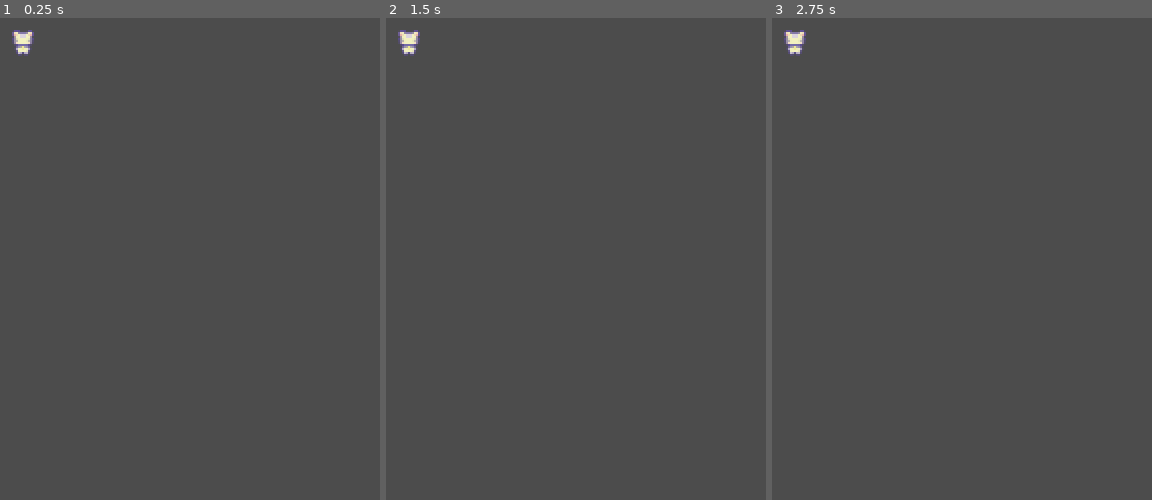
Above: before the commit, frames 1-3 (left to right).
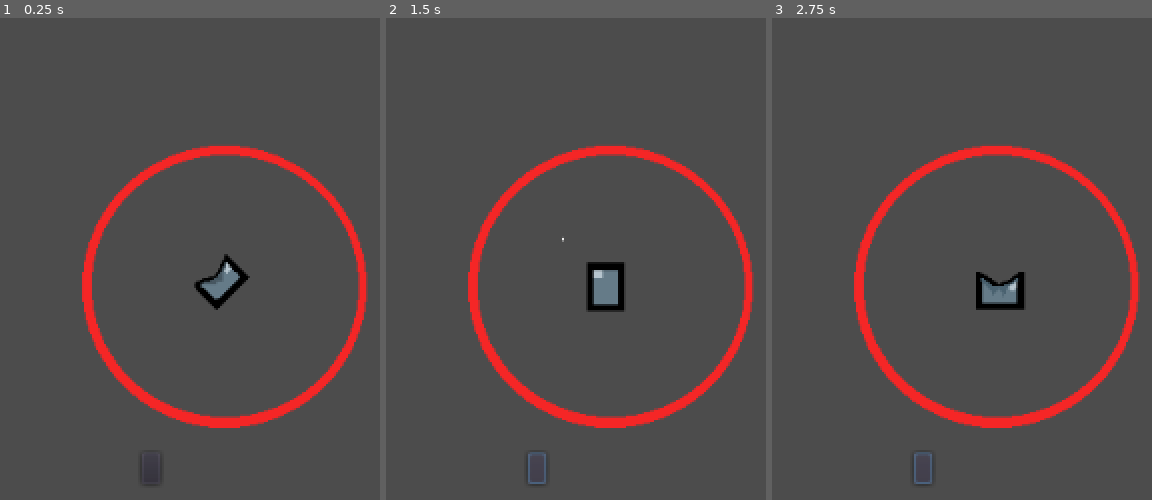
Above: after the commit, the same moments.

Repository: SinelVinesh/ProjetKapoka
Game: Godot game, scene res://kapoaka.tscn
Same seed, same stepped clock (60 frames per second), same inputs: the game is played once before the commit and once after it. Before the commit the project has no main scene; this scene is started directly in both runs.
Inputs (mouse positions are in pixels of both pictures, inside the frame that each line leads up to):
- Up to frame 1 (0.25 s): no input
- Up to frame 2 (1.5 s): click (538, 466) at 0.52 s; click (538, 466) at 1.27 s
- Up to frame 3 (2.75 s): click (924, 466) at 2.02 s

The runs differ from the first frame. In frame 1, 5.9% of the frame differs, in the area x 3-97%, y 2-97%; in frame 2, 6.3%; in frame 3, 6.1%.
Error before the commit: Invalid get index 'x' (on base: 'Viewport'). (res://script/kapoaka.gd:8)

Commit message:
kapoka

Diff:
--- a/kapoaka.tscn
+++ b/kapoaka.tscn
@@ -1,7 +1,8 @@
-[gd_scene load_steps=7 format=2]
+[gd_scene load_steps=8 format=2]
 
-[ext_resource path="res://img/a.png" type="Texture" id=1]
+[ext_resource path="res://img/unnamed2.png" type="Texture" id=1]
 [ext_resource path="res://script/kapoaka.gd" type="Script" id=2]
+[ext_resource path="res://img/cercle.png" type="Texture" id=3]
 
 [sub_resource type="CircleShape2D" id=2]
 radius = 91.214
@@ -26,7 +27,7 @@
 
 [sub_resource type="Animation" id=3]
 resource_name = "tomber"
-length = 0.6
+length = 0.7
 tracks/0/type = "value"
 tracks/0/path = NodePath("kapoaka:frame")
 tracks/0/interp = 1
@@ -34,23 +35,20 @@
 tracks/0/imported = false
 tracks/0/enabled = true
 tracks/0/keys = {
-"times": PoolRealArray( 0, 0.1, 0.2, 0.3 ),
-"transitions": PoolRealArray( 1, 1, 1, 1 ),
+"times": PoolRealArray( 0, 0.2, 0.4 ),
+"transitions": PoolRealArray( 1, 1, 1 ),
 "update": 1,
-"values": [ 3, 6, 4, 8 ]
+"values": [ 0, 1, 2 ]
 }
 
 [node name="kapoaka" type="Area2D"]
-position = Vector2( 71, 44 )
+position = Vector2( 78, 33 )
 script = ExtResource( 2 )
-__meta__ = {
-"_edit_group_": true
-}
 
 [node name="kapoaka" type="Sprite" parent="."]
 texture = ExtResource( 1 )
-hframes = 4
-vframes = 4
+hframes = 3
+vframes = 3
 frame = 1
 
 [node name="cercle" type="Area2D" parent="."]
@@ -58,12 +56,22 @@
 [node name="collision_cercle" type="CollisionShape2D" parent="cercle"]
 shape = SubResource( 2 )
 
+[node name="Sprite" type="Sprite" parent="cercle"]
+texture = ExtResource( 3 )
+
 [node name="collision_self" type="CollisionShape2D" parent="."]
 position = Vector2( 2, 0.5 )
 shape = SubResource( 1 )
 
-[node name="AnimationPlayer" type="AnimationPlayer" parent="."]
+[node name="animation" type="AnimationPlayer" parent="."]
 anims/RESET = SubResource( 4 )
 anims/tomber = SubResource( 3 )
 
+[node name="Button" type="Button" parent="."]
+margin_left = -53.0
+margin_top = 107.0
+margin_right = -41.0
+margin_bottom = 127.0
+
 [connection signal="body_entered" from="cercle" to="." method="_on_cercle_body_entered"]
+[connection signal="pressed" from="Button" to="." method="_on_Button_pressed"]
--- /dev/null
+++ b/obstacle.tscn
@@ -0,0 +1,7 @@
+[gd_scene format=2]
+
+[node name="obstacle" type="StaticBody2D"]
+
+[node name="Sprite" type="Sprite" parent="."]
+
+[node name="CollisionShape2D" type="CollisionShape2D" parent="."]
--- a/project.godot
+++ b/project.godot
@@ -11,6 +11,7 @@
 [application]
 
 config/name="projet"
+run/main_scene="res://kapoaka.tscn"
 config/icon="res://icon.png"
 
 [gui]
--- a/script/kapoaka.gd
+++ b/script/kapoaka.gd
@@ -5,22 +5,14 @@
 onready var anim=$animation
 
 func _ready():
-	position.x=get_viewport().x/2
-	position.y=get_viewport().y/2
+	position.x=200
+	position.y=200
 
 func voadaka(joueur):
 	emit_signal("voadaka")
 
 func animate_voadaka():
-	$animation.play("tombe")
-	var t = Timer.new()
-	t.set_wait_time(1)
-	t.set_one_shot(true)
-	self.add_child(t)
-	t.start()
-	yield(t, "timeout")
-	t.queue_free()
-	$animation.stop()
+	$animation.play("tomber")
 	pass
 
 
@@ -29,3 +21,8 @@
 	#print(body. )
 	emit_signal("entered_cercle",body)
 	pass # Replace with function body.
+
+
+func _on_Button_pressed():
+	animate_voadaka()
+	pass # Replace with function body.
--- /dev/null
+++ b/script/terrain.gd
@@ -0,0 +1,14 @@
+extends Node2D
+
+export var width=0
+export var terrain_y=0
+
+# Called when the node enters the scene tree for the first time.
+func _ready():
+
+	pass # Replace with function body.
+
+
+# Called every frame. 'delta' is the elapsed time since the previous frame.
+#func _process(delta):
+#	pass
--- /dev/null
+++ b/terrain.tscn
@@ -0,0 +1,9 @@
+[gd_scene load_steps=2 format=2]
+
+[ext_resource path="res://script/terrain.gd" type="Script" id=1]
+
+[node name="terrain" type="Node2D"]
+script = ExtResource( 1 )
+
+[node name="grass" type="TileMap" parent="."]
+format = 1
Binary file added: img/cercle.png
Not shown, added: img/cercle.png.import
Binary file added: img/unnamed.png
Not shown, added: img/unnamed.png.import
Binary file added: img/unnamed1.png
Not shown, added: img/unnamed1.png.import
Binary file added: img/unnamed2.png
Not shown, added: img/unnamed2.png.import
